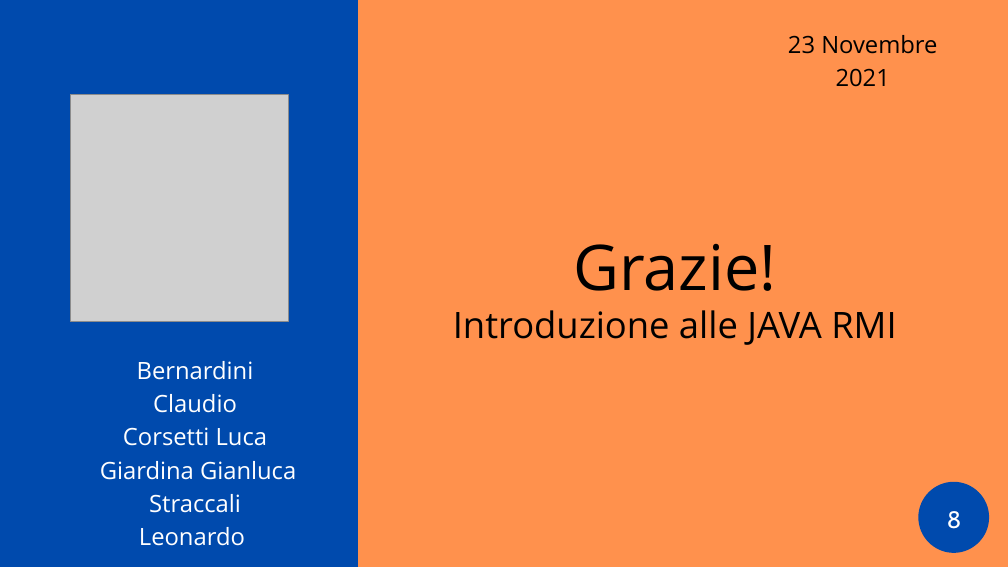
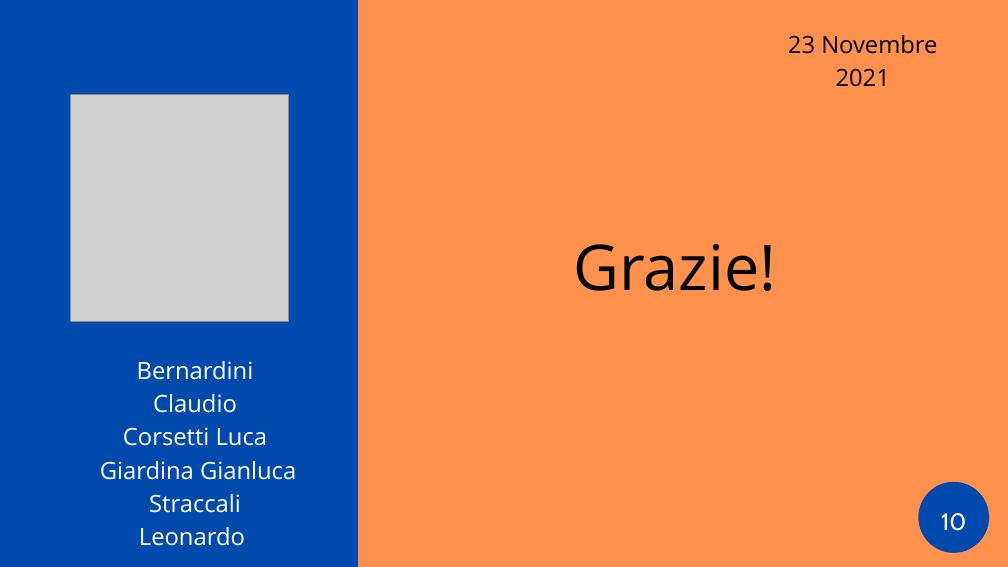
Before and after one commit to ilcors-dev/gruppo-reti, a slide deck: slide 10 of esercitazione_6/documents/Esercitazione 6.pptx (slide 8 before the commit). Drawn at 1008x567 pixels with LibreOffice and Linux fonts; fonts in the diff are those of the drawing; grey boxes stand for pictures. Boxes give left, top, right and bottom in pixels: in the first picture for what was removed or moved away, otherwise in the second. Text is boxed around its words. In the diff, an @@ line names an element or a change of style, - is before the commit and + after.

```diff
--- a/esercitazione_6/documents/Esercitazione 6.pptx
+++ b/esercitazione_6/documents/Esercitazione 6.pptx
@@ text removed at (453,310,896,345) @@
-Introduzione alle JAVA RMI
@@ text at (941,513,966,531): text changed @@
-8
+10
```
Also in this commit, not shown: 2 other slides changed, 2 slides added.
